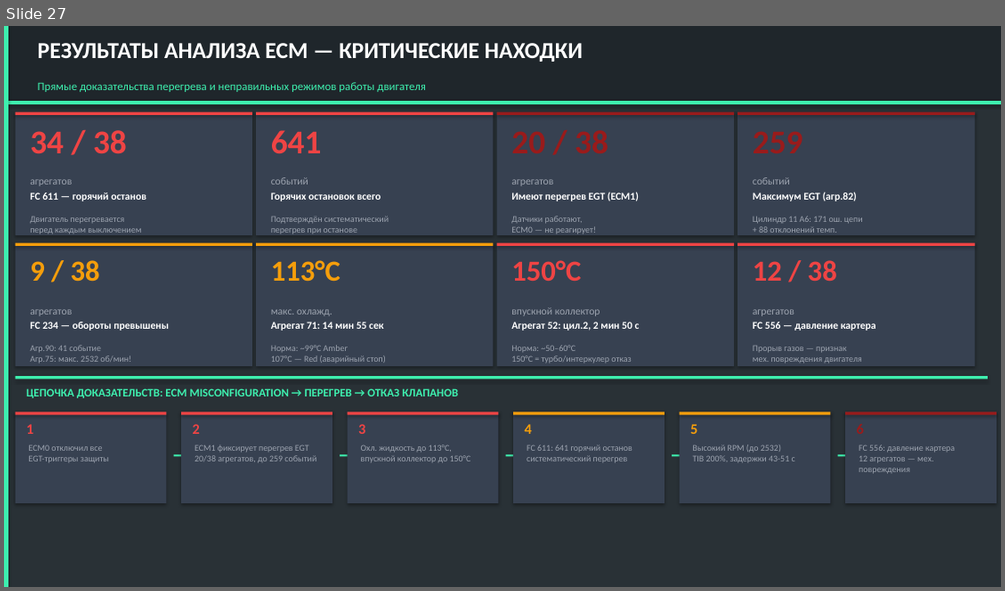
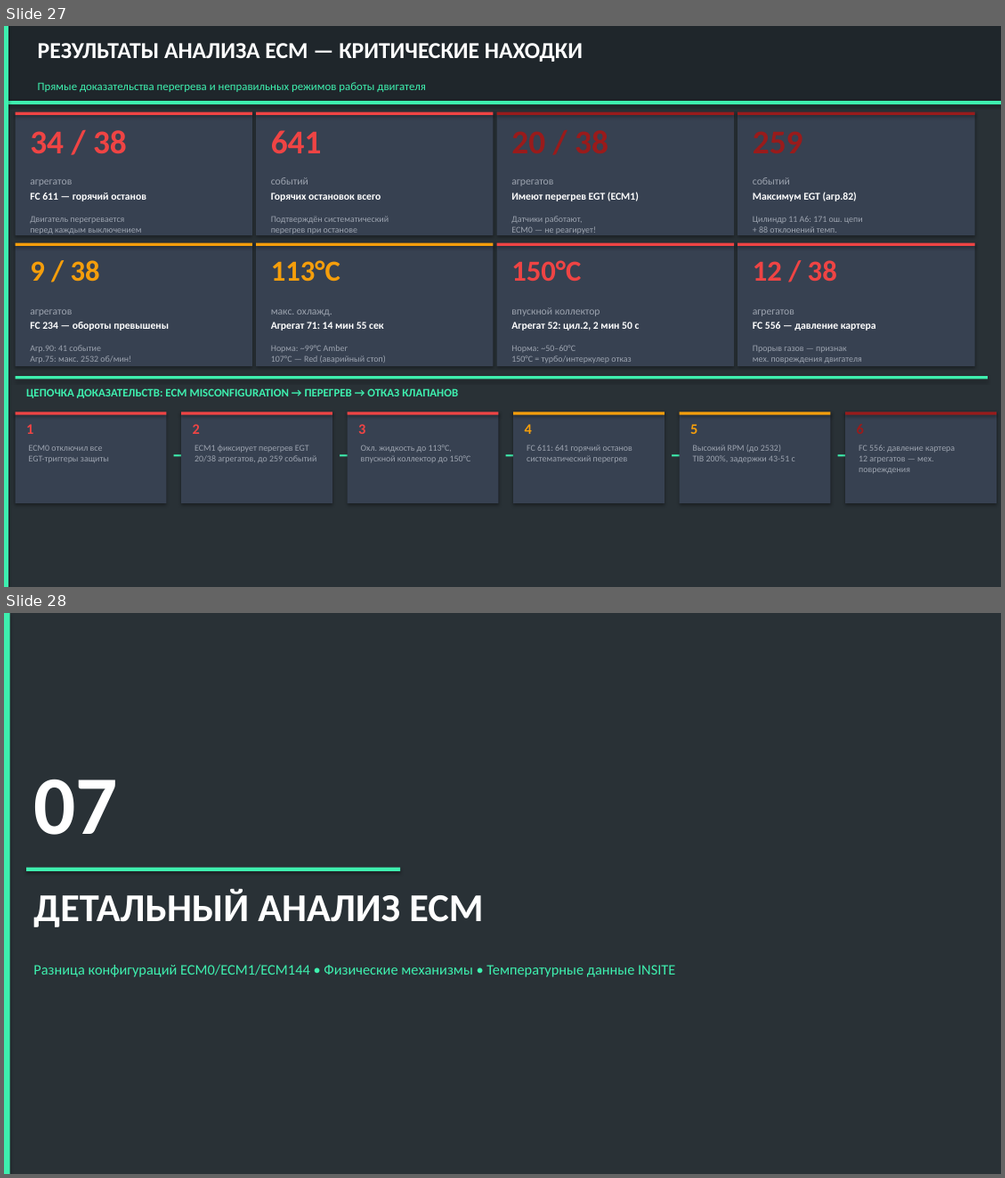
Before and after one commit to victorekuznetsov/NTE200, a slide deck: Презентация_анализ_клапанов_QSK50_NTE200.pptx. Shown one above the other, each under a label of ours: slide 27 before the commit, slides 27 and 28 after it. The pictures are 1005x591 and 1005x1178 pixels, drawn with LibreOffice and Linux fonts; fonts in the diff are those of the drawing. Boxes give left, top, right and bottom in pixels: in the first picture for what was removed or moved away, otherwise in the second. Text is boxed around its words. In the diff, an @@ line names an element or a change of style, - is before the commit and + after.

```diff
--- a/Презентация_анализ_клапанов_QSK50_NTE200.pptx
+++ b/Презентация_анализ_клапанов_QSK50_NTE200.pptx
@@ slide 28 added at (4, 613, 1001, 1174), background #293136 @@
@@ rectangle added at (4, 613, 10, 1174), fill #3EF0AF @@
@@ text added at (33, 779, 117, 835), 80 pt, text #FFFFFF, bold @@
+07
@@ rectangle added at (26, 868, 400, 871), fill #3EF0AF @@
@@ text added at (33, 888, 483, 927), 38 pt, text #FFFFFF, bold @@
+ДЕТАЛЬНЫЙ АНАЛИЗ ECM
@@ text added at (33, 964, 675, 977), 14 pt, text #3EF0AF @@
+Разница конфигураций ECM0/ECM1/ECM144 • Физические механизмы • Температурные данные INSITE
```
Also in this commit, not shown: 5 other slides added, 4 other files.
